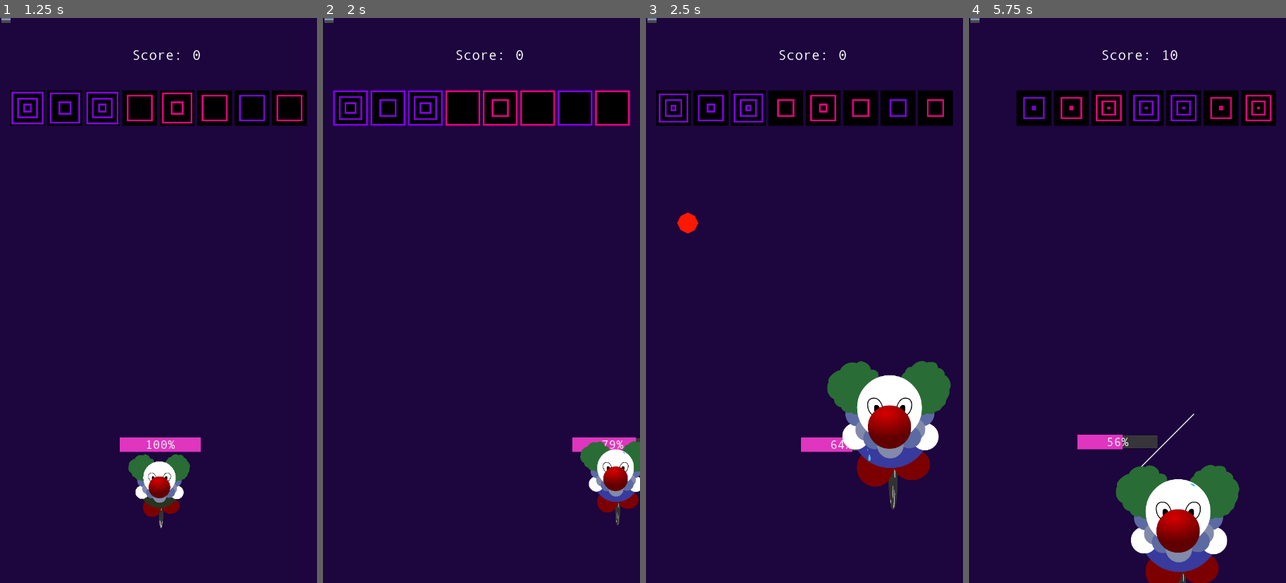
Above: before the commit, frames 1-4 (left to right).
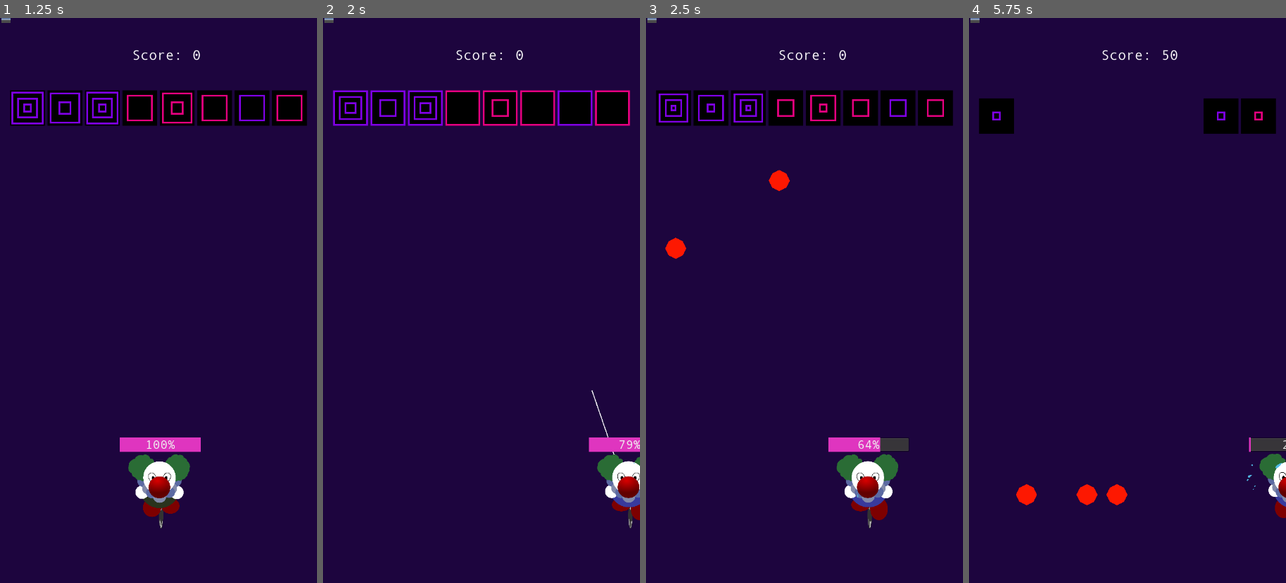
Above: after the commit, the same moments.

Repository: drarbego/payaso-de-equilibrio
Game: Godot game, scene res://StartGameMenu.tscn
Two runs of this game, one before a commit and one after it. Both use one fixed random seed, a clock stepped at 60 frames per second and the inputs below. The engine's default icon, where the game draws it, is replaced by a stand-in: a white triangle on a blue panel in a dark square. A sky picture missing from this copy of the repository is replaced by a grey-blue gradient.
Inputs (mouse positions are in pixels of both pictures, inside the frame that each line leads up to):
- Up to frame 1 (1.25 s): click "Start" at 0.5 s
- Up to frame 2 (2 s): move the mouse to (551, 272) at 1.27 s; press the mouse at (551, 272) at 1.28 s; hold Right (ui_right) from 1.28 s (still down)
- Up to frame 3 (2.5 s): move the mouse to (741, 328) at 2.02 s; release Right (ui_right) at 2.03 s; release the mouse at (741, 328) at 2.03 s; hold Left (ui_left) from 2.03 s (still down); click (741, 328) at 2.1 s
- Up to frame 4 (5.75 s): move the mouse to (1159, 176) at 2.77 s; release Left (ui_left) at 2.78 s; press the mouse at (1159, 176) at 2.78 s; hold Right (ui_right) 2.78-3.5 s; release the mouse at (1159, 176) at 3.5 s; click (1127, 311) at 3.5 s, where only the run before the commit has a clickable "Restart"; move the mouse to (1111, 413) at 4.27 s; hold Right (ui_right) 4.28-5.03 s; click (1111, 413) at 4.35 s; move the mouse to (1222, 385) at 5.02 s; press the mouse at (1222, 385) at 5.03 s; hold Left (ui_left) from 5.03 s (still down)

Frame 1 is identical in both runs. In frame 2, 2.0% of the frame differs, in the area x 78-100%, y 65-91%; in frame 3, 7.8%; in frame 4, 13%, in the area x 3-100%, y 5-100%.

Commit message:
Fix character being pushed down

Diff:
--- a/Ammo.gd
+++ /dev/null
@@ -1,6 +0,0 @@
-extends Area2D
-
-func _on_Ammo_body_entered(body):
-    if body is Player:
-        body.bullets += 1
-        self.queue_free()
--- a/Ammo.tscn
+++ /dev/null
@@ -1,17 +0,0 @@
-[gd_scene load_steps=3 format=2]
-
-[ext_resource path="res://Ammo.gd" type="Script" id=1]
-
-[sub_resource type="CircleShape2D" id=1]
-radius = 20.0
-
-[node name="Ammo" type="Area2D"]
-script = ExtResource( 1 )
-
-[node name="CollisionShape2D" type="CollisionShape2D" parent="."]
-shape = SubResource( 1 )
-
-[node name="Polygon2D" type="Polygon2D" parent="."]
-color = Color( 1, 0, 0, 1 )
-polygon = PoolVector2Array( 0, 24, 16, 16, 24, 0, 16, -16, 0, -24, -16, -16, -24, 0, -16, 16 )
-[connection signal="body_entered" from="." to="." method="_on_Ammo_body_entered"]
--- a/Characters/Payasito.gd
+++ b/Characters/Payasito.gd
@@ -1,4 +1,4 @@
-extends KinematicBody2D
+extends Node2D
 
 var speed = 950
 var damage_color = Color(1, 0, 0)
@@ -24,24 +24,6 @@
 
 var state = BALANCING
 
-
-func _physics_process(delta):
-	var inclination = self.get_inclination()
-	var motion = Vector2.ZERO if self.state == FALLING else Vector2(inclination, 0) * self.speed
-	var __ = self.move_and_slide(motion)
-
-	var equilibrium_delta = equilibrium_decrease_unit if abs(inclination) > equilibrium_limit else equilibrium_increase_unit
-	equilibrium = clamp(equilibrium + equilibrium_delta * delta, 0, 100)
-
-	if equilibrium >= 80 and $AnimatedSprite.animation != "normal":
-		$AnimatedSprite.play("normal")
-	elif equilibrium < 80 and equilibrium > 50 and $AnimatedSprite.animation != "mid":
-		$AnimatedSprite.play("mid")
-	elif equilibrium <= 50 and $AnimatedSprite.animation != "low":
-		$AnimatedSprite.play("low")
-
-	if equilibrium <= 0:
-		emit_signal("fell")
 
 func _unhandled_input(event):
 	if event.is_action_pressed("shoot") and self.bullets > 0:
@@ -81,6 +63,24 @@
 	update()
 	$ProgressBar.value = self.equilibrium
 
+	var inclination = self.get_inclination()
+	var motion = Vector2.ZERO if self.state == FALLING else Vector2(inclination, 0) * self.speed * delta
+	self.position += motion
+
+	var equilibrium_delta = equilibrium_decrease_unit if abs(inclination) > equilibrium_limit else equilibrium_increase_unit
+	equilibrium = clamp(equilibrium + equilibrium_delta * delta, 0, 100)
+
+	if equilibrium >= 80 and $AnimatedSprite.animation != "normal":
+		$AnimatedSprite.play("normal")
+	elif equilibrium < 80 and equilibrium > 50 and $AnimatedSprite.animation != "mid":
+		$AnimatedSprite.play("mid")
+	elif equilibrium <= 50 and $AnimatedSprite.animation != "low":
+		$AnimatedSprite.play("low")
+
+	if equilibrium <= 0:
+		emit_signal("fell")
+
+
 func _draw():
 	if self.state == AIMING:
 		var arrow_end = self.position.direction_to(get_global_mouse_position()) * 250
--- a/Characters/Payasito.tscn
+++ b/Characters/Payasito.tscn
@@ -41,19 +41,16 @@
 [ext_resource path="res://Characters/Animations/Mid_Balance/Payasito_Mid_Balance0009.png" type="Texture" id=39]
 
 [sub_resource type="CircleShape2D" id=1]
-radius = 50.0
-
-[sub_resource type="CircleShape2D" id=2]
 radius = 60.0
 
-[sub_resource type="StyleBoxFlat" id=3]
+[sub_resource type="StyleBoxFlat" id=2]
 bg_color = Color( 0.878431, 0.211765, 0.752941, 1 )
 
-[sub_resource type="DynamicFont" id=4]
+[sub_resource type="DynamicFont" id=3]
 size = 28
 font_data = ExtResource( 10 )
 
-[sub_resource type="SpriteFrames" id=5]
+[sub_resource type="SpriteFrames" id=4]
 animations = [ {
 "frames": [ ExtResource( 8 ), ExtResource( 3 ), ExtResource( 4 ), ExtResource( 2 ), ExtResource( 5 ), ExtResource( 6 ), ExtResource( 7 ) ],
 "loop": true,
@@ -152,18 +149,15 @@
 "values": [ Vector2( 0.2, 0.2 ), Vector2( 0.4, 0.4 ) ]
 }
 
-[node name="Payasito" type="KinematicBody2D"]
+[node name="Payasito" type="Node2D"]
 script = ExtResource( 1 )
-
-[node name="CollisionShape2D" type="CollisionShape2D" parent="."]
-shape = SubResource( 1 )
 
 [node name="Hitbox" type="Area2D" parent="."]
 collision_layer = 6
 collision_mask = 6
 
 [node name="CollisionShape2D" type="CollisionShape2D" parent="Hitbox"]
-shape = SubResource( 2 )
+shape = SubResource( 1 )
 
 [node name="Tween" type="Tween" parent="."]
 
--- a/Env.gd
+++ b/Env.gd
@@ -1,7 +1,6 @@
 extends Node2D
 
 const projectile_class = preload("res://BaseProjectile.tscn")
-const ammo_class = preload("res://Ammo.tscn")
 const cloud_texture = preload("res://Assets/Background/Cloud_01.png")
 const GameOverMenu = preload("res://GameOverMenu.tscn")
 
@@ -45,10 +44,8 @@
 	if body is Obstacle:
 		body.queue_free()
 	if body is Projectile:
-		var ammo = ammo_class.instance()
-		ammo.position = Vector2(body.position.x, $Payasito.position.y)
-		add_child(ammo)
-		body.queue_free()
+		body.speed = 0.0
+		body.position = Vector2(body.position.x, $Payasito.position.y)
 	if body is Brick:
 		game_over()
 
--- a/project.godot
+++ b/project.godot
@@ -19,7 +19,7 @@
 "language": "GDScript",
 "path": "res://Bricks/Obstacle.gd"
 }, {
-"base": "KinematicBody2D",
+"base": "Node2D",
 "class": "Player",
 "language": "GDScript",
 "path": "res://Characters/Payasito.gd"
Not shown: 5 places in Characters/Payasito.tscn that only renumber resources
